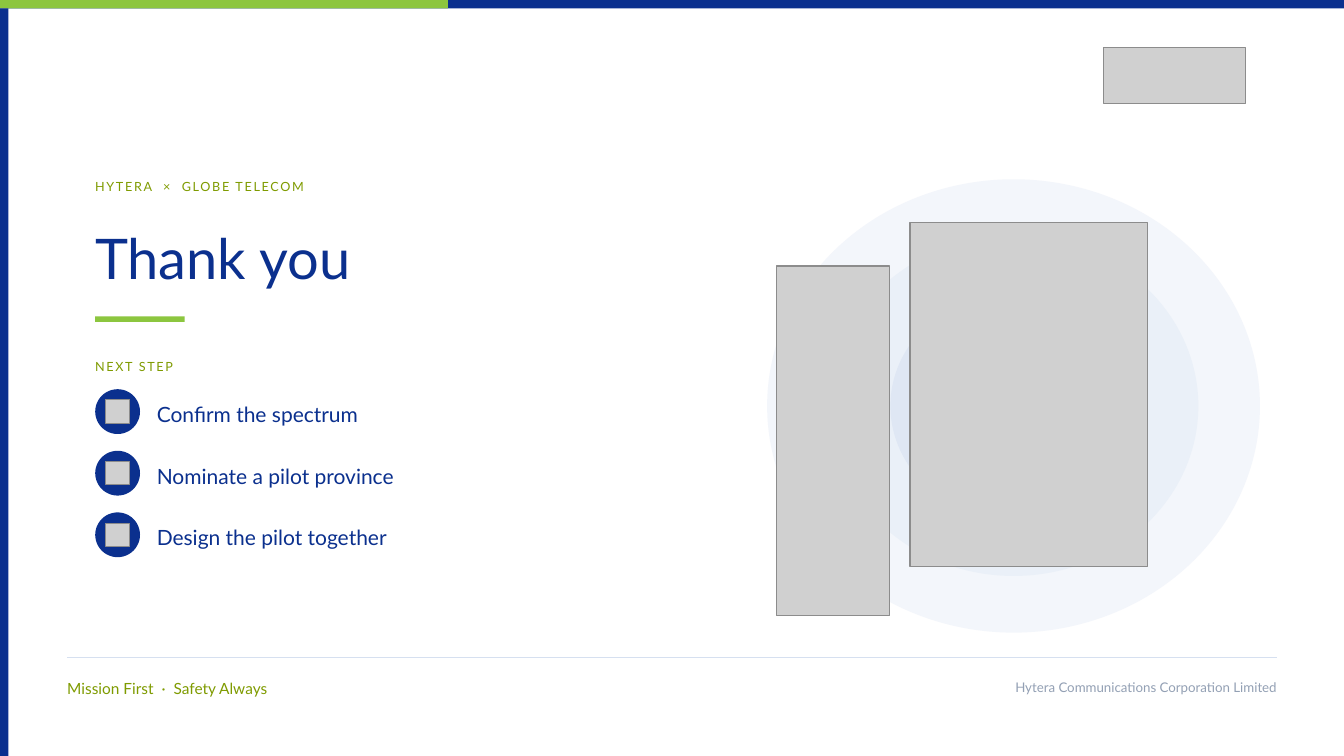
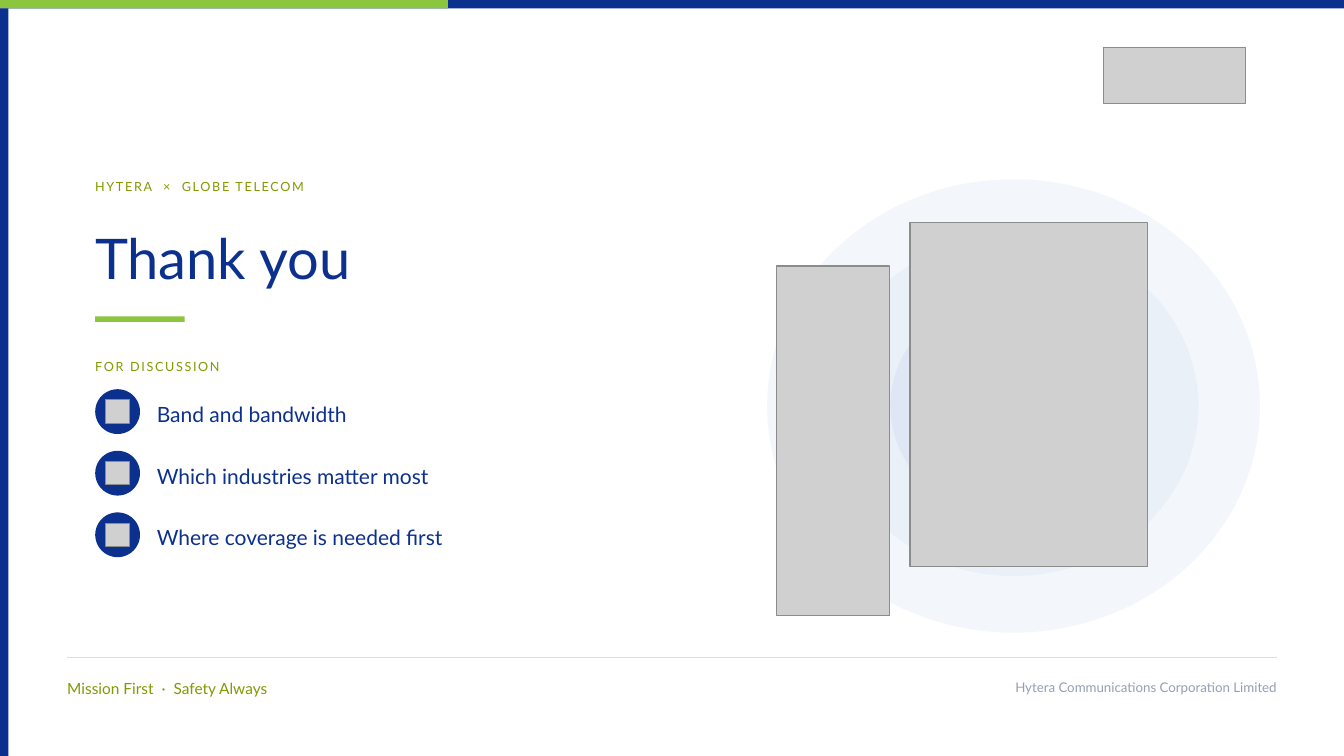
Before and after one commit to mearneste4-max/Philippines-450M, a slide deck: slide 19 of 01_交付物/菲律宾450M方案_v8_对外版.pptx (slide 17 before the commit). Drawn at 1344x756 pixels with LibreOffice and Linux fonts; fonts in the diff are those of the drawing; grey boxes stand for pictures. Boxes give left, top, right and bottom in pixels: in the first picture for what was removed or moved away, otherwise in the second. Text is boxed around its words. In the diff, an @@ line names an element or a change of style, - is before the commit and + after.

```diff
--- a/01_交付物/菲律宾450M方案_v8_对外版.pptx
+++ b/01_交付物/菲律宾450M方案_v8_对外版.pptx
@@ text at bbox=[95, 362, 220, 371]: text changed @@
-NEXT STEP
+FOR DISCUSSION
@@ text at bbox=[157, 406, 347, 422]: text changed @@
-Confirm the spectrum
+Band and bandwidth
@@ text at bbox=[157, 468, 429, 484]: text changed @@
-Nominate a pilot province
+Which industries matter most
@@ text at bbox=[157, 529, 442, 549]: text changed @@
-Design the pilot together
+Where coverage is needed first
```
Also in this commit, not shown: 13 other slides changed, 5 slides added, 3 slides removed, 24 other files.
